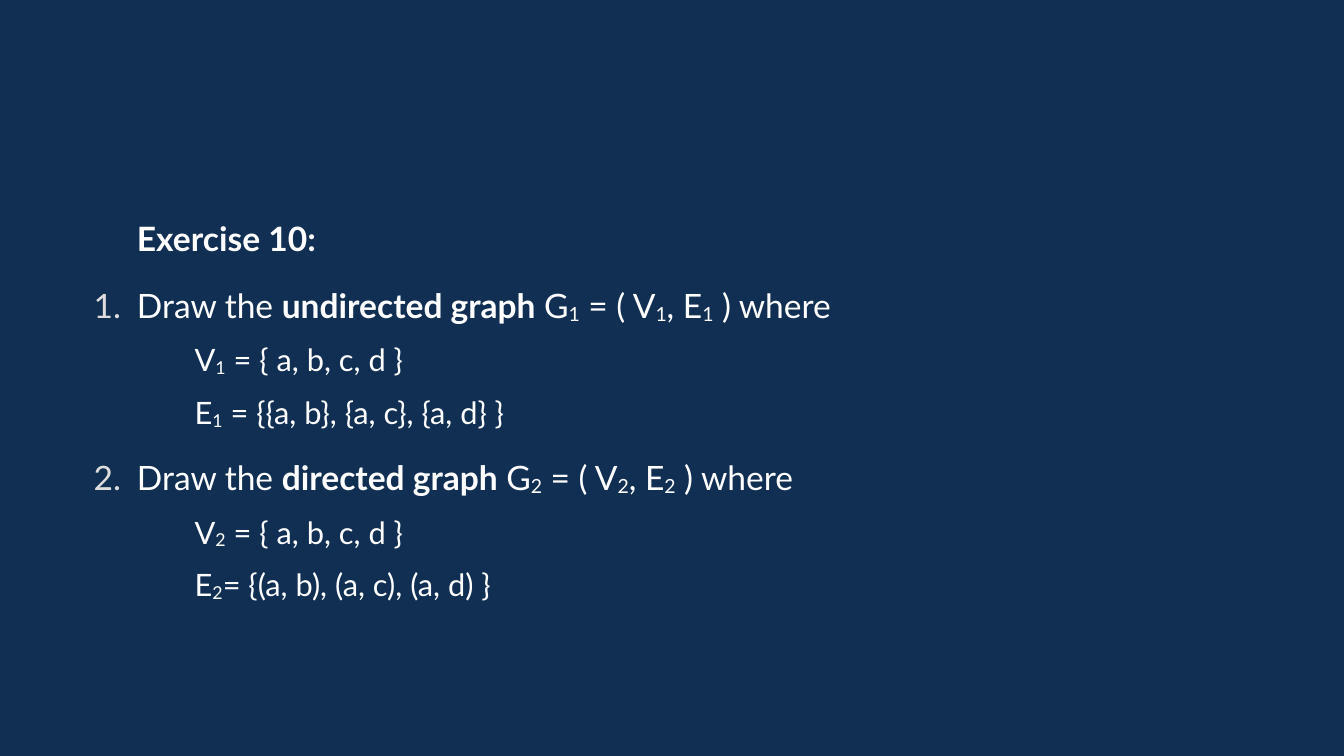
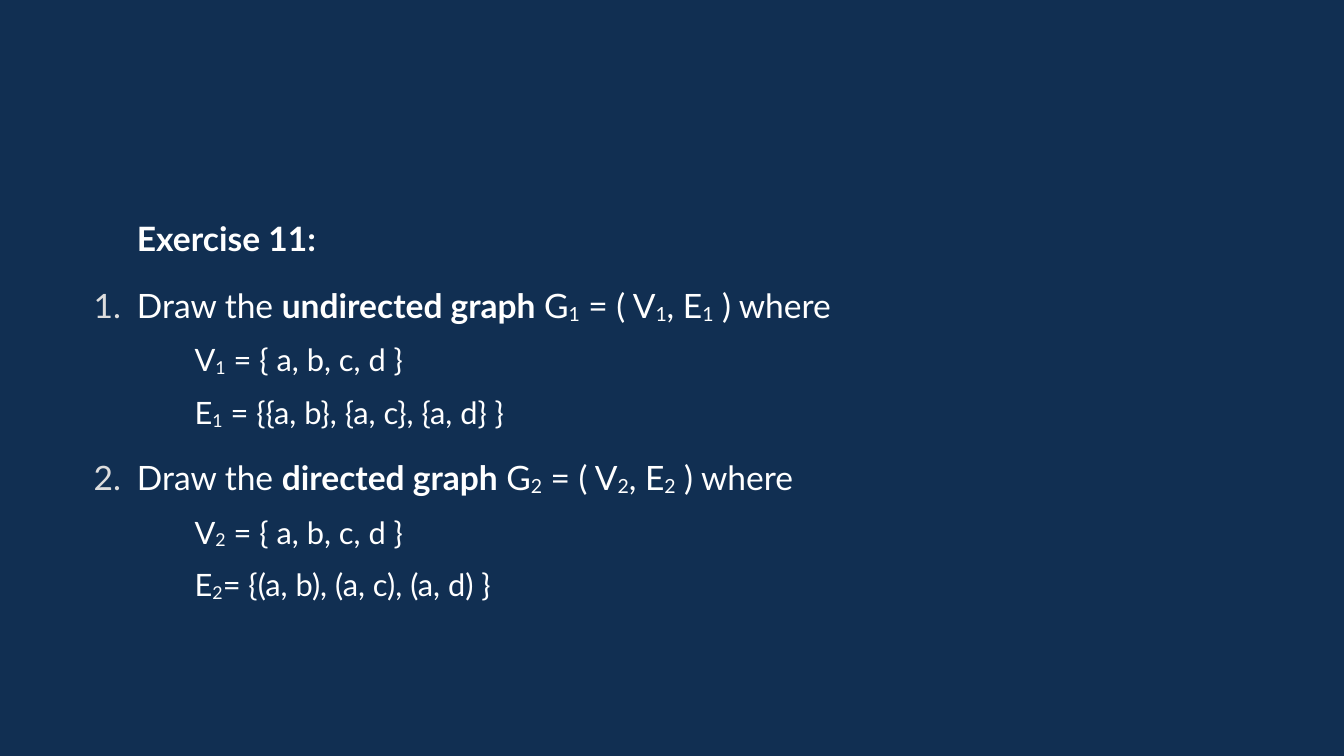
Before and after one commit to davidgundry/maths22-23, a slide deck: slide 50 of slides/maths-9-graph-theory.odp (slide 44 before the commit). Drawn at 1344x756 pixels with LibreOffice and Linux fonts; fonts in the diff are those of the drawing. Boxes give left, top, right and bottom in pixels: in the first picture for what was removed or moved away, otherwise in the second. Text is boxed around its words. In the diff, an @@ line names an element or a change of style, - is before the commit and + after.

```diff
--- a/slides/maths-9-graph-theory.odp
+++ b/slides/maths-9-graph-theory.odp
@@ text at bbox=[137, 226, 316, 252]: text changed @@
-Exercise 10:
+Exercise 11:
```
Also in this commit, not shown: 8 other slides changed, 6 slides added, 1 other file.
